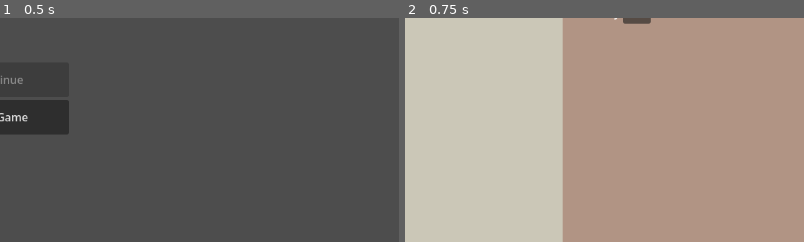
Above: before the commit, frames 1-2 (left to right).
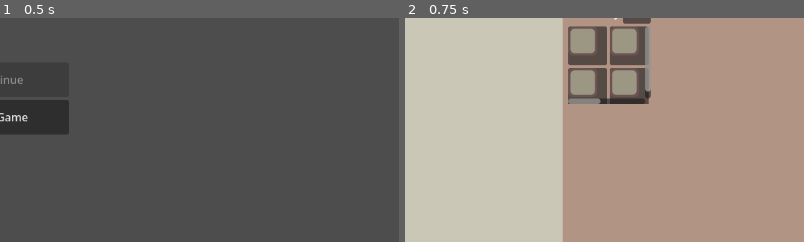
Above: after the commit, the same moments.

Repository: jiexdrop/run-reset
Game: Godot game, scene res://scenes/init.tscn
Same seed, same stepped clock (60 frames per second), same inputs: the game is played once before the commit and once after it.
Inputs:
- Up to frame 1 (0.5 s): no input
- Up to frame 2 (0.75 s): click "New Game" at 0.5 s
The pictures show only the part of the screen within x 50-100%, y 32-82%; the shares and areas given below are measured in that part.

Frame 1 is identical in both runs. In frame 2, 4.2% of the frame differs, in the area x 40-62%, y 3-39%.

Commit message:
inventory displays now

Diff:
--- a/scenes/inventory_ui.gd
+++ b/scenes/inventory_ui.gd
@@ -1,98 +1,78 @@
 extends Control
+class_name InventoryUI
 
-## Emitted when a slot is clicked. Passes the slot index.
-signal slot_clicked(index: int)
-## Emitted when the bag button is pressed.
+## InventoryUI — hotbar strip shown permanently inside CombatUI.
+## Mirrors BagUI's pattern exactly: builds ItemSlot instances, listens to
+## InventoryState.inventory_changed, and forwards drag/drop signals upward.
+
+signal drag_requested(container: String, index: int)
+signal drop_requested(container: String, index: int)
 signal bag_opened
 
-# ── Configuration ────────────────────────────────────────────────────────────
-const SLOT_SIZE      := Vector2(48, 48)   # width × height of each slot button
-const SLOT_MIN_COLS  := 2                 # never fewer than this many columns
-const SLOT_MAX_COLS  := 10                # never more than this many columns
-const SLOT_SEPARATION := 4               # must match the scene's h_separation
+const ItemSlotScene = preload("res://scenes/item_slot.tscn")
 
-# ── Node refs ────────────────────────────────────────────────────────────────
 @onready var slot_grid  : GridContainer = $VBox/ScrollContainer/SlotGrid
 @onready var bag_button : Button        = $VBox/HeaderRow/BagButton
 
-# ── State ─────────────────────────────────────────────────────────────────────
-var slot_buttons : Array[Button] = []
-var item_data    : Array         = []   # fill from outside; one entry per slot
+var _slots: Array = []
 
 
 func _ready() -> void:
-	bag_button.pressed.connect(_on_bag_pressed)
-	# Recalculate columns whenever our width changes.
+	bag_button.pressed.connect(func(): bag_opened.emit())
+	_build_slots()
+	InventoryState.inventory_changed.connect(_on_inventory_changed)
+	# Keep columns responsive to width changes.
 	resized.connect(_update_columns)
-
-
-# ── Public API ────────────────────────────────────────────────────────────────
-
-## Call this to (re)build the slot grid with `count` slots.
-func setup(count: int) -> void:
-	_clear_slots()
-	for i in count:
-		var btn := Button.new()
-		btn.custom_minimum_size = SLOT_SIZE
-		btn.size_flags_horizontal = Control.SIZE_SHRINK_CENTER
-		btn.size_flags_vertical   = Control.SIZE_SHRINK_CENTER
-		btn.flat = false
-		btn.name = "Slot%d" % i
-		btn.tooltip_text = "Slot %d" % (i + 1)
-		btn.pressed.connect(_on_slot_pressed.bind(i))
-		slot_grid.add_child(btn)
-		slot_buttons.append(btn)
 	_update_columns()
 
 
-## Refresh a single slot's icon/text from `item_data`.
-func refresh_slot(index: int) -> void:
-	if index >= slot_buttons.size():
-		return
-	var btn := slot_buttons[index]
-	if index < item_data.size() and item_data[index] != null:
-		var item = item_data[index]
-		# Adapt these property names to your actual item resource.
-		btn.text = item.get("icon_text", "")
-		btn.tooltip_text = item.get("name", "Slot %d" % (index + 1))
-	else:
-		btn.text = ""
-		btn.tooltip_text = "Slot %d" % (index + 1)
+# ── Slot construction ─────────────────────────────────────────────────────────
+
+func _build_slots() -> void:
+	for child in slot_grid.get_children():
+		child.queue_free()
+	_slots.clear()
+
+	for i in range(InventoryState.HOTBAR_SIZE):
+		var slot: ItemSlot = ItemSlotScene.instantiate()
+		slot_grid.add_child(slot)
+		slot.setup("hotbar", i, false)
+		slot.slot_clicked.connect(_on_slot_clicked)
+		slot.drag_started.connect(_on_slot_drag)
+		slot.drop_received.connect(_on_slot_drop)
+		_slots.append(slot)
 
 
-## Refresh every slot at once.
-func refresh_all() -> void:
-	for i in slot_buttons.size():
-		refresh_slot(i)
+# ── Responsive columns ────────────────────────────────────────────────────────
 
-
-# ── Internal helpers ──────────────────────────────────────────────────────────
-
-func _clear_slots() -> void:
-	for btn in slot_buttons:
-		btn.queue_free()
-	slot_buttons.clear()
-
-
-## Recalculate how many columns fit in the current width.
 func _update_columns() -> void:
 	if slot_grid == null:
 		return
-	var available: float = (slot_grid.get_parent() as Control).size.x  # ScrollContainer width
+	const SLOT_W   :       = 56   # ItemSlot custom_minimum_size.x
+	const SEP      :       = 4    # h_separation in the scene
+	var available  : float = slot_grid.get_parent().size.x
 	if available <= 0:
-		available = size.x                            # fallback to Control width
-	# cols = floor((available + sep) / (slot_size + sep))
-	var cols := int((available + SLOT_SEPARATION) / (SLOT_SIZE.x + SLOT_SEPARATION))
-	cols = clampi(cols, SLOT_MIN_COLS, SLOT_MAX_COLS)
+		available = size.x
+	var cols := int((available + SEP) / (SLOT_W + SEP))
+	cols = clampi(cols, 2, InventoryState.HOTBAR_SIZE)
 	if slot_grid.columns != cols:
 		slot_grid.columns = cols
 
 
-# ── Signal handlers ───────────────────────────────────────────────────────────
+# ── Signal forwarding ─────────────────────────────────────────────────────────
 
-func _on_slot_pressed(index: int) -> void:
-	slot_clicked.emit(index)
+func _on_inventory_changed() -> void:
+	for slot in _slots:
+		slot.refresh()
 
 
-func _on_bag_pressed() -> void:
-	bag_opened.emit()
+func _on_slot_clicked(container: String, index: int) -> void:
+	drop_requested.emit(container, index)
+
+
+func _on_slot_drag(container: String, index: int) -> void:
+	drag_requested.emit(container, index)
+
+
+func _on_slot_drop(container: String, index: int) -> void:
+	drop_requested.emit(container, index)
--- a/scenes/inventory_ui.tscn
+++ b/scenes/inventory_ui.tscn
@@ -1,15 +1,16 @@
-[gd_scene format=3 uid="uid://inv_ui_001"]
+[gd_scene format=3 uid="uid://dtbtsin0kra25"]
 
-[ext_resource type="Script" uid="uid://inv_ui_sc" path="res://scenes/inventory_ui.gd" id="1_invui"]
+[ext_resource type="Script" uid="uid://gqaovbnhdhau" path="res://scenes/inventory_ui.gd" id="1_invui"]
 
 [node name="InventoryUI" type="Control" unique_id=400000001]
-layout_mode = 2
+custom_minimum_size = Vector2(0, 120)
+layout_mode = 3
+anchors_preset = 0
 size_flags_vertical = 3
-custom_minimum_size = Vector2(0, 120)
 script = ExtResource("1_invui")
 
 [node name="VBox" type="VBoxContainer" parent="." unique_id=400000010]
-layout_mode = 2
+layout_mode = 0
 size_flags_horizontal = 3
 size_flags_vertical = 3
 theme_override_constants/separation = 4
Not shown: 1 places in scenes/inventory_ui.tscn that only renumber resources
